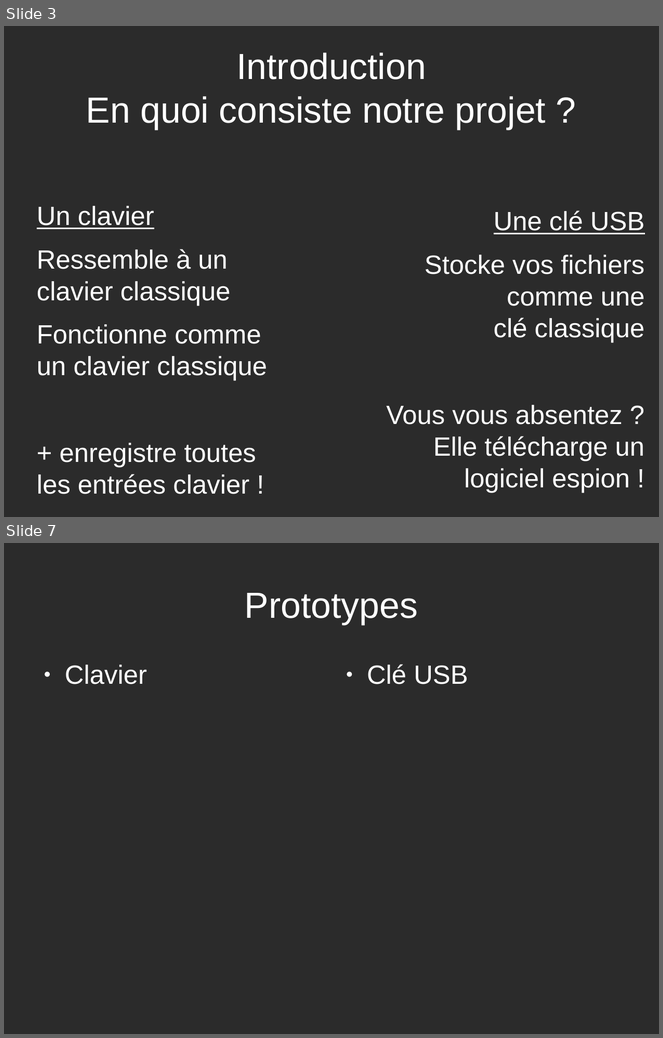
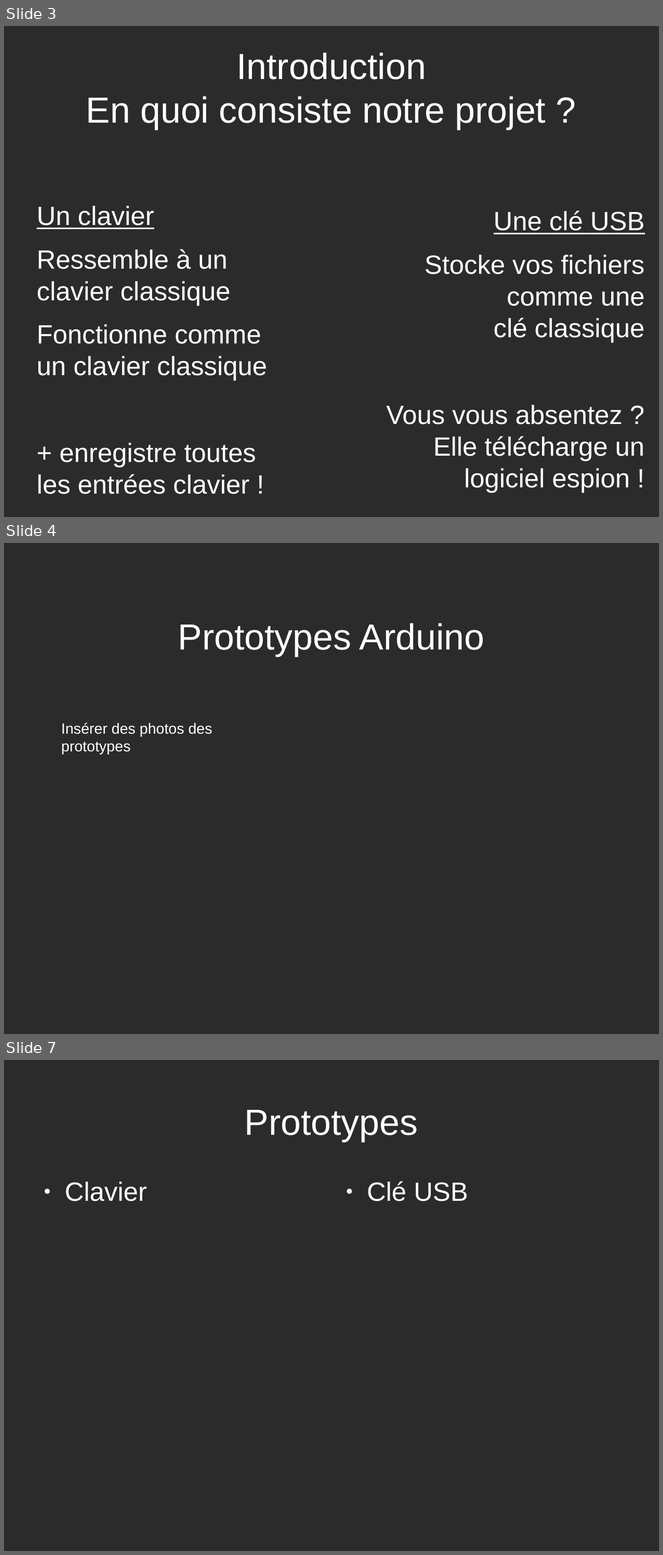
Before and after one commit to rguillomon/IMA3-4_Project, a slide deck: P12(périphUSB).odp. Shown one above the other, each under a label of ours: slides 3 and 7 before the commit, slides 3, 4 and 7 after it; the slides between them are not shown. The pictures are 663x1038 and 663x1555 pixels, drawn with LibreOffice and Linux fonts; fonts in the diff are those of the drawing; background and template pictures are left out; a plain dark background stands for a picture behind light text. Boxes give left, top, right and bottom in pixels: in the first picture for what was removed or moved away, otherwise in the second. Text is boxed around its words. In the diff, an @@ line names an element or a change of style, - is before the commit and + after.

```diff
--- a/P12(périphUSB).odp
+++ b/P12(périphUSB).odp
@@ slide 4 added at (4,543,659,1034), background picture (left out) @@
@@ title added at (178,623,485,657), 44 pt, text #FFFFFF @@
+Prototypes Arduino
@@ text added at (61,723,213,755), 18 pt, text #FFFFFF @@
+Insérer des photos des prototypes
```
Also in this commit, not shown: 2 slides changed, 2 slides removed.
